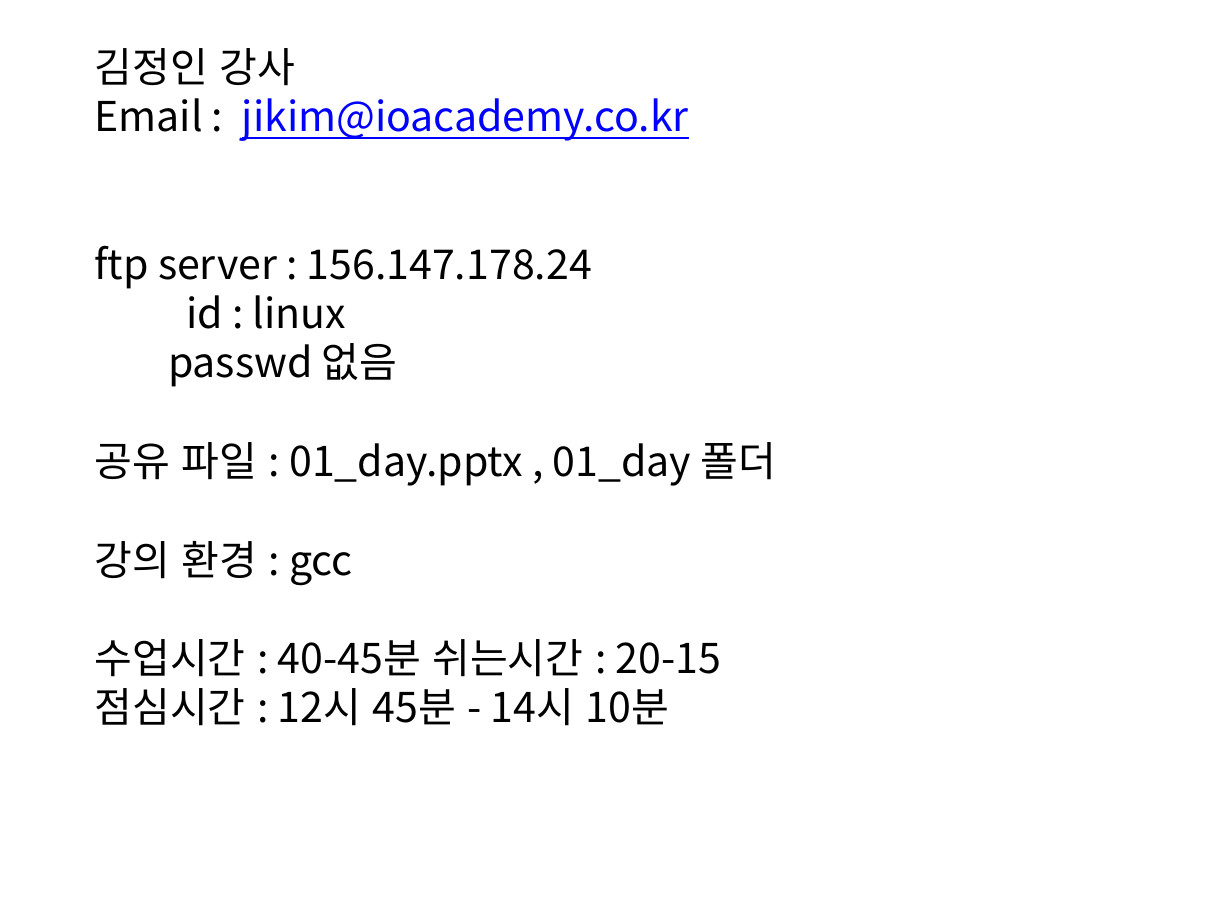
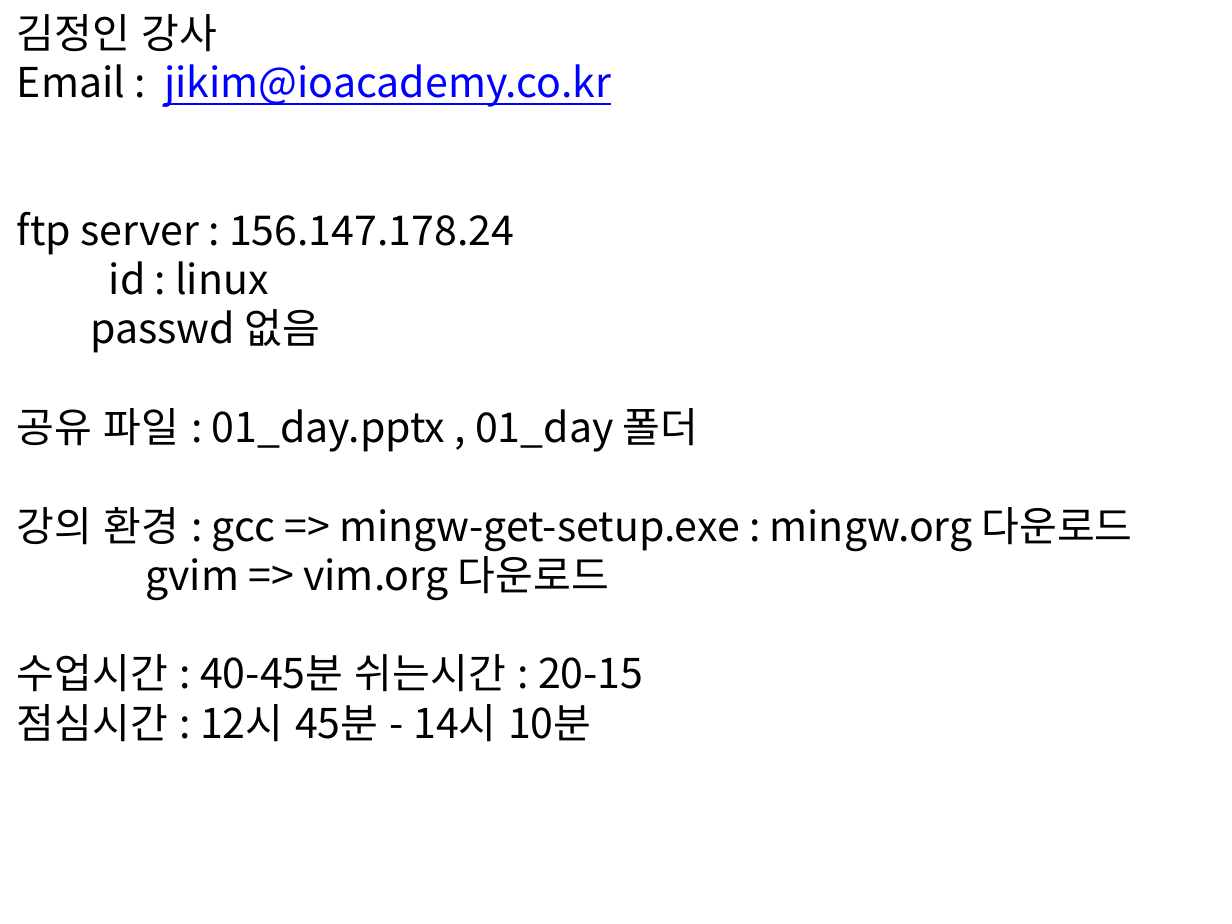
Before and after one commit to chisun-joung/osdsalgo_c, a slide deck: slide 1 of 01_day.pptx. Drawn at 1232x924 pixels with LibreOffice and Linux fonts; fonts in the diff are those of the drawing. Boxes give left, top, right and bottom in pixels: in the first picture for what was removed or moved away, otherwise in the second. Text is boxed around its words. In the diff, an @@ line names an element or a change of style, - is before the commit and + after.

```diff
--- a/01_day.pptx
+++ b/01_day.pptx
@@ text "김정인 강사": place and size @@
-text "김정인 강사" at (95,48,777,726)
+text "김정인 강사" at (17,14,1133,742)
@@ text at (17,507,1133,601): text changed @@
-강의 환경 : gcc
+강의 환경 : gcc => mingw-get-setup.exe : mingw.org 다운로드
+gvim => vim.org 다운로드
```
Also in this commit, not shown: 1 slide added.
